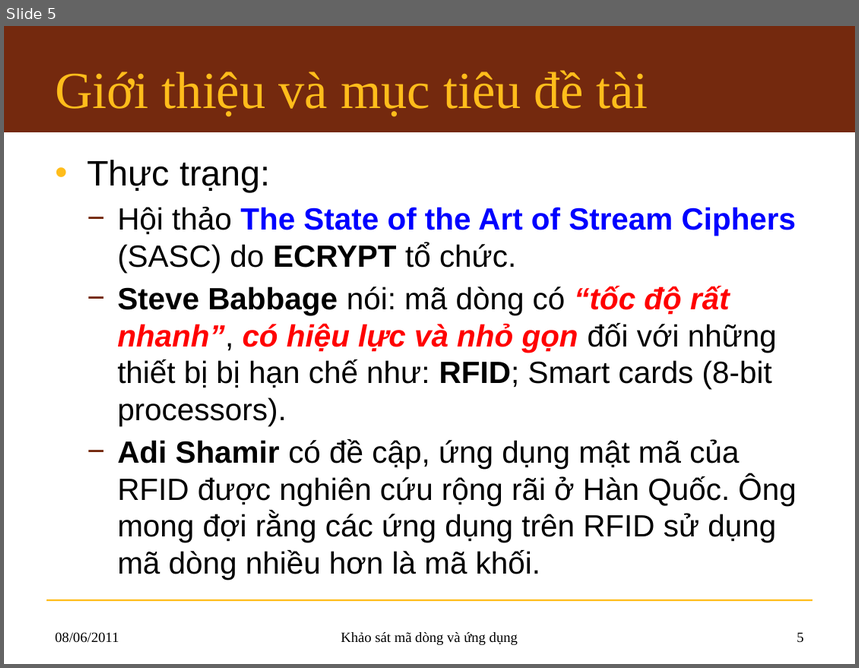
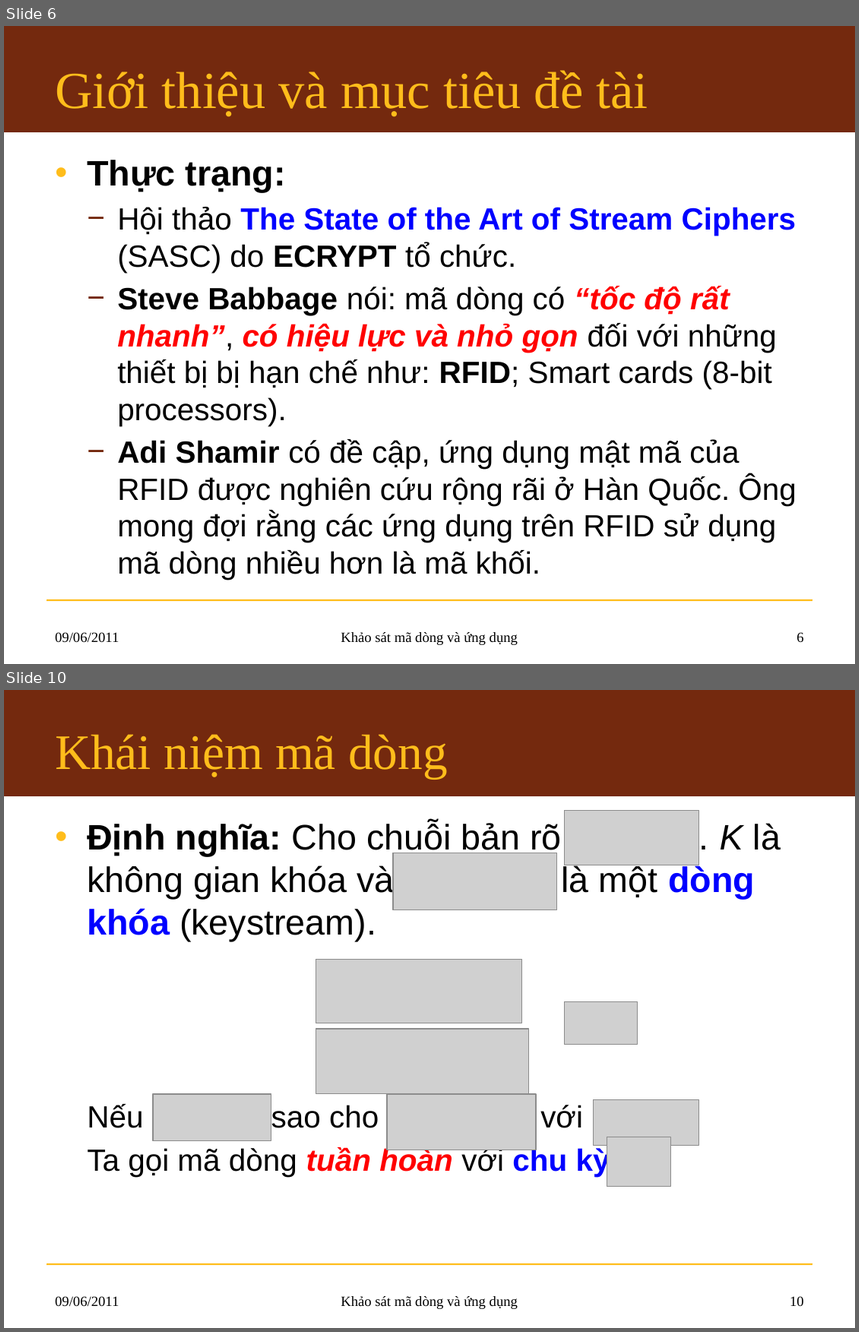
Before and after one commit to hemprasad/lvmm-sc, a slide deck: 7.Slide/KLTN_Slide.pptx. Shown one above the other, each under a label of ours: slide 5 before the commit, slides 6 and 10 after it; the slides between them are not shown. The pictures are 859x668 and 859x1332 pixels, drawn with LibreOffice and Linux fonts; fonts in the diff are those of the drawing; grey boxes stand for pictures; background and template pictures are left out. Boxes give left, top, right and bottom in pixels: in the first picture for what was removed or moved away, otherwise in the second. Text is boxed around its words. In the diff, an @@ line names an element or a change of style, - is before the commit and + after.

```diff
--- a/7.Slide/KLTN_Slide.pptx
+++ b/7.Slide/KLTN_Slide.pptx
@@ slide 10 added at <box>4,690,855,1328</box>, background #FFFFFF; not listed: 2 template elements that a slide beside it also shows @@
@@ title added at <box>55,734,448,779</box>, 42 pt, text #FFBD1B @@
+Khái niệm mã dòng
@@ text added at <box>87,823,781,1177</box>, 30 pt, text #000000 @@
+• Định nghĩa: Cho chuỗi bản rõ . K là không gian khóa và là một dòng khóa (keystream).
+  Nếu sao cho với .
+  Ta gọi mã dòng tuần hoàn với chu kỳ .
@@ picture added at <box>564,811,699,866</box> @@
@@ picture added at <box>393,853,557,910</box> @@
@@ picture added at <box>316,960,522,1024</box> @@
@@ picture added at <box>564,1002,637,1045</box> @@
@@ picture added at <box>316,1029,529,1094</box> @@
@@ picture added at <box>153,1094,272,1141</box> @@
@@ picture added at <box>387,1094,536,1151</box> @@
@@ picture added at <box>593,1100,699,1145</box> @@
@@ picture added at <box>607,1138,671,1187</box> @@
@@ text added at <box>55,1296,119,1307</box>, 12 pt, text #000000 @@
+09/06/2011
@@ text added at <box>341,1296,518,1309</box>, 12 pt, text #000000 @@
+Khảo sát mã dòng và ứng dụng
@@ page number added at <box>790,1296,804,1306</box>, 12 pt, text #000000 @@
+10
@@ what was slide 5 is now slide 6 @@
@@ slide 6 changed as well @@
@@ text at <box>87,160,286,193</box>: bold on in "Thực trạng:" @@
@@ text at <box>55,632,119,643</box>: text changed @@
-08/06/2011
+09/06/2011
@@ page number at <box>797,632,804,643</box>: text changed @@
-5
+6
```
Also in this commit, not shown: 6 other slides changed, 9 other slides added.
